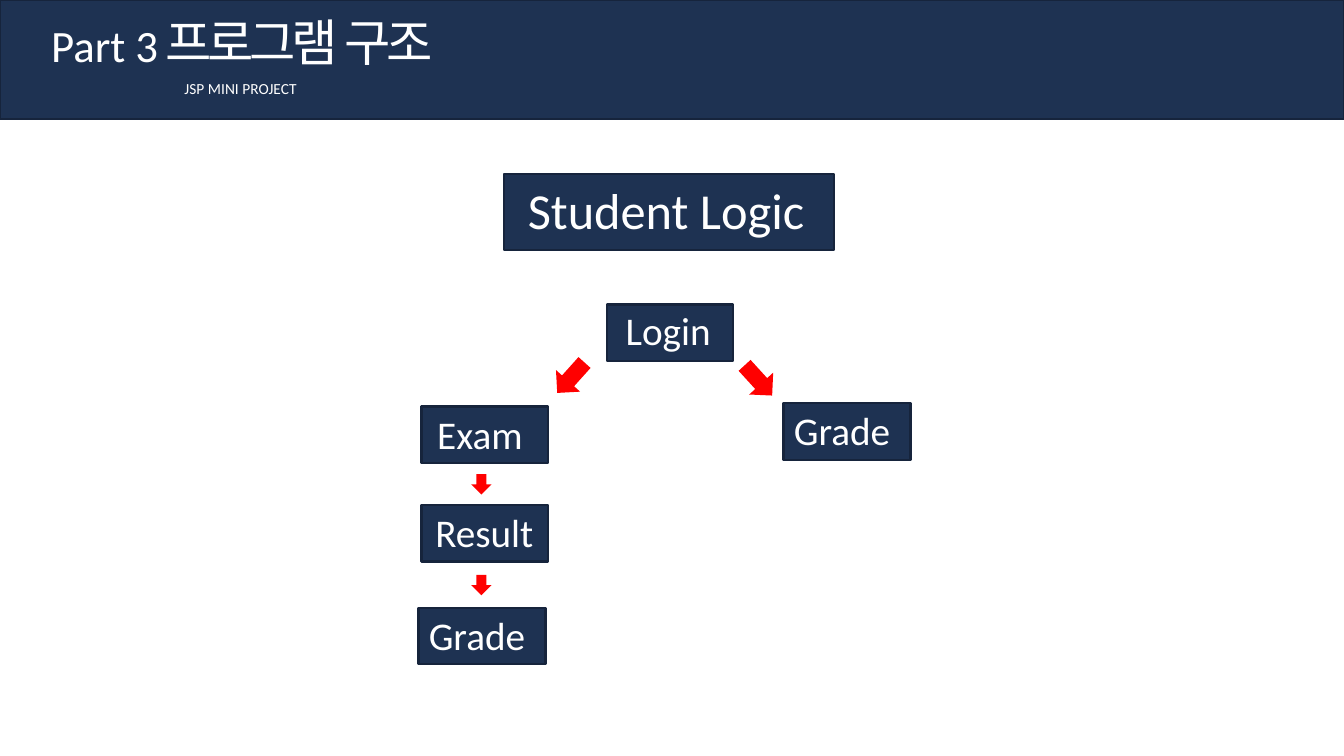
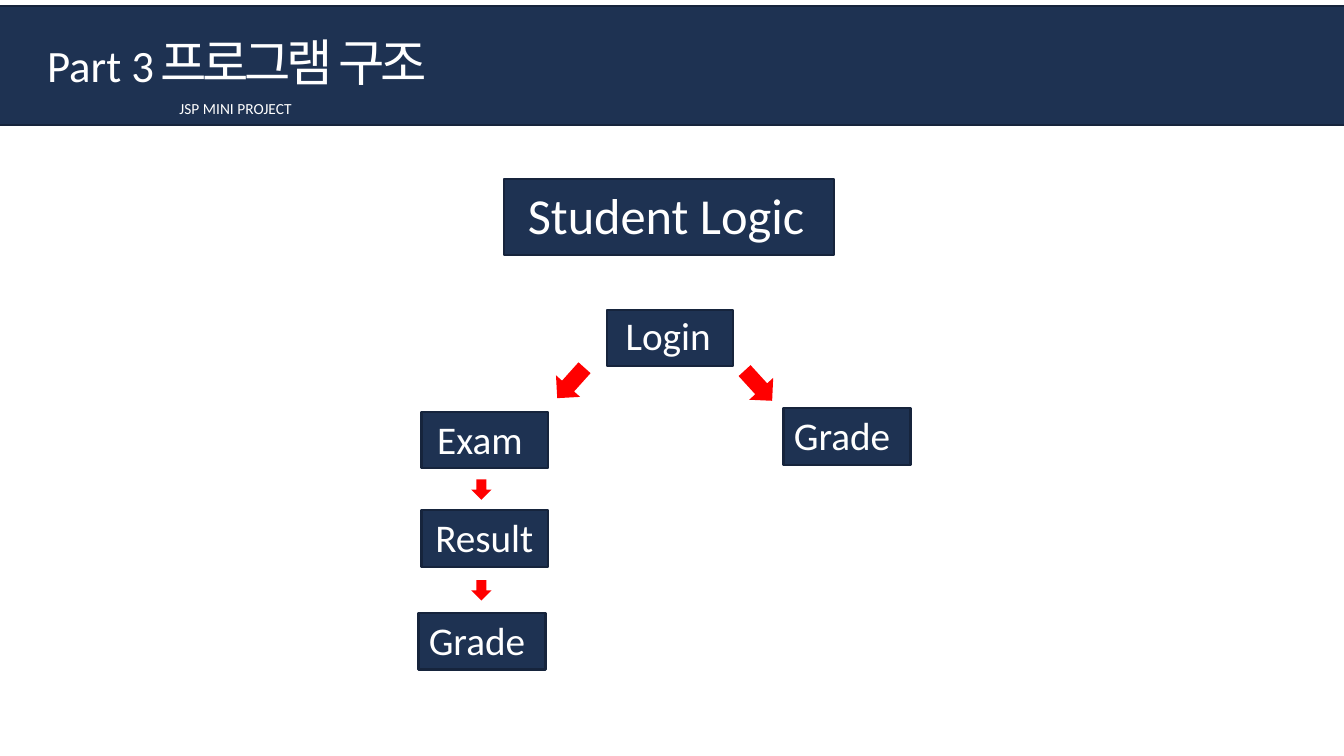
Before and after one commit to seonguk-choi/MiniProject, a slide deck: slide 13 of MiniProject/MiniPPT.pptx. Drawn at 1344x756 pixels with LibreOffice and Linux fonts; fonts in the diff are those of the drawing. Boxes give left, top, right and bottom in pixels: in the first picture for what was removed or moved away, otherwise in the second. Text is boxed around its words. In the diff, an @@ line names an element or a change of style, - is before the commit and + after.

```diff
--- a/MiniProject/MiniPPT.pptx
+++ b/MiniProject/MiniPPT.pptx
@@ rectangle: place and size @@
-rectangle at (0, 0, 1344, 119)
+rectangle at (0, 6, 1344, 125)
@@ text "프로그램 구조": place and size @@
-text "프로그램 구조" at (165, 19, 433, 65)
+text "프로그램 구조" at (160, 39, 428, 85)
@@ text "Part 3": place and size @@
-text "Part 3" at (51, 33, 158, 63)
+text "Part 3" at (47, 53, 154, 83)
@@ text "JSP MINI PROJECT": place and size @@
-text "JSP MINI PROJECT" at (184, 84, 296, 94)
+text "JSP MINI PROJECT" at (179, 104, 291, 114)
@@ 6 texts, 6 rectangles, 4 right arrows: place and size @@
-6 texts, 6 rectangles, 4 right arrows at (418, 174, 910, 664)
+6 texts, 6 rectangles, 4 right arrows at (418, 179, 910, 669)
```
Also in this commit, not shown: 16 other slides changed, 1 other file.
